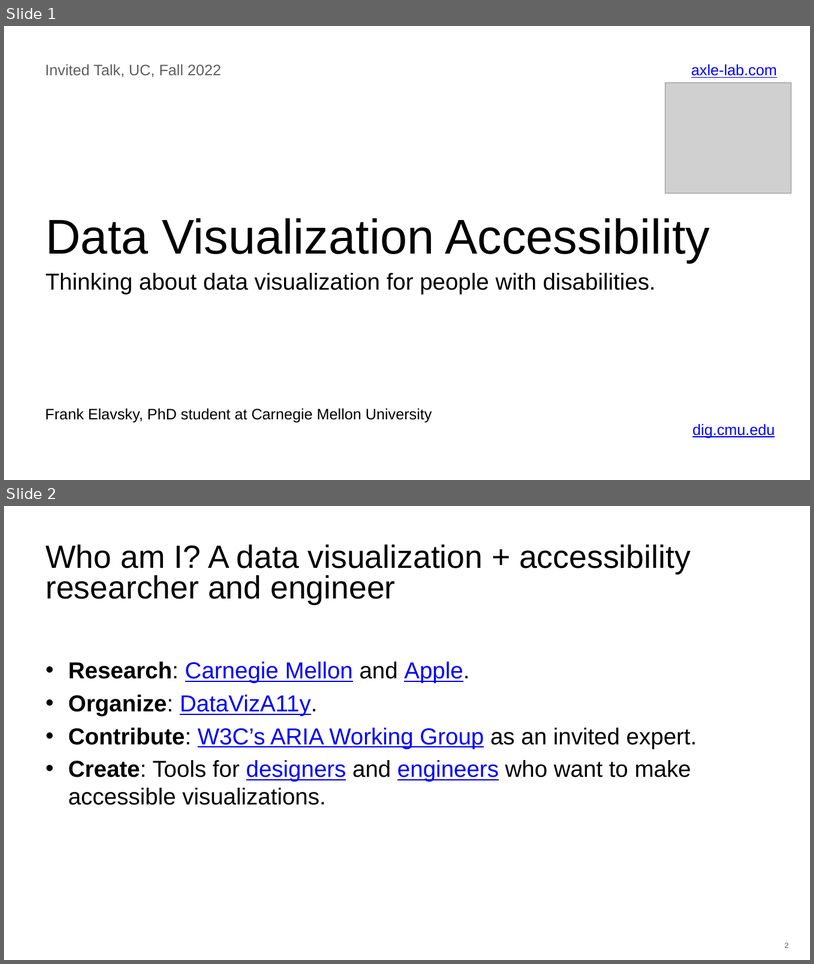
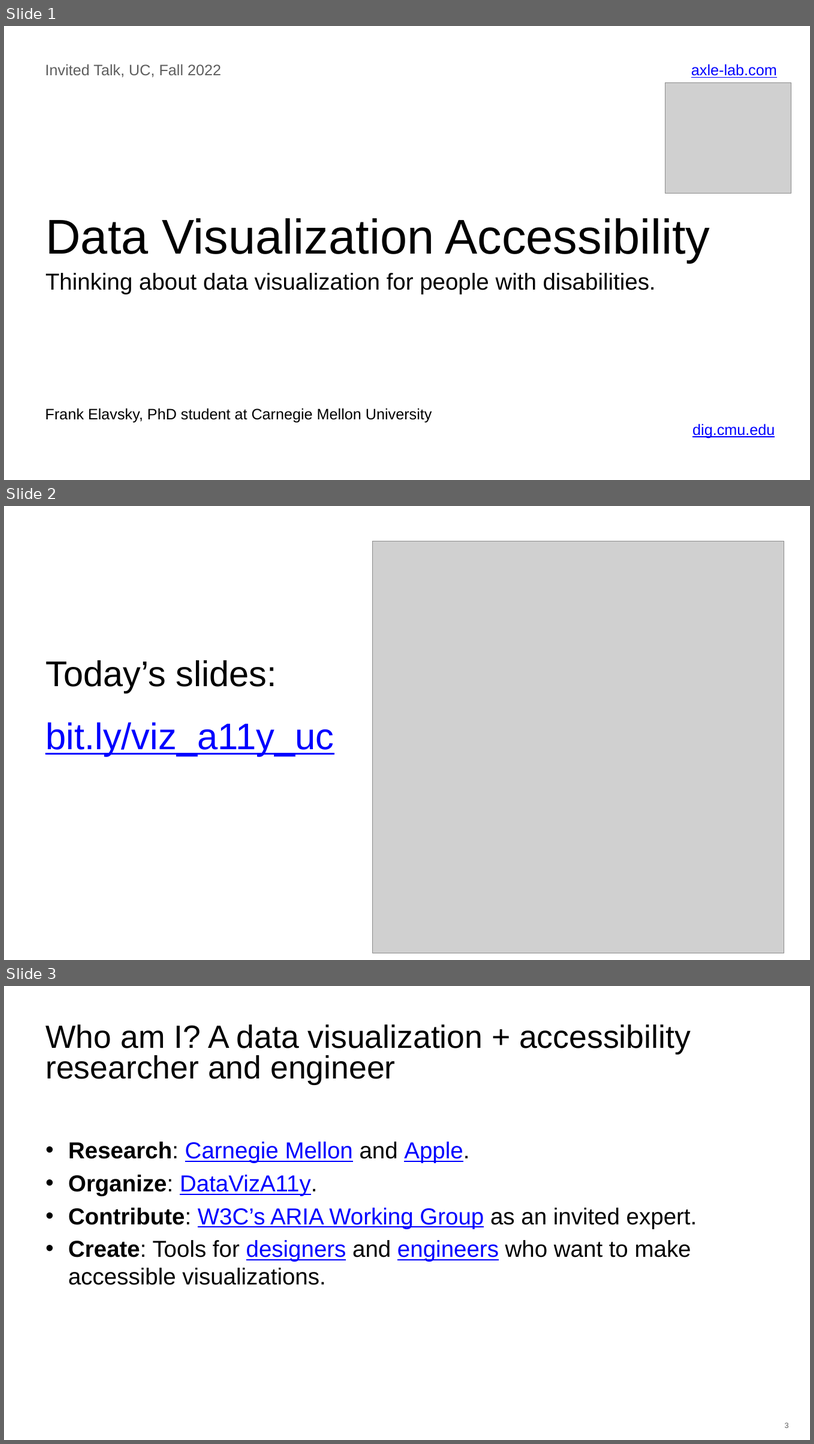
Before and after one commit to frankelavsky/academic_homepage, a slide deck: talks/2022-UC-data_visualization_and_accessibility.pptx. Shown one above the other, each under a label of ours: slides 1 and 2 before the commit, slides 1, 2 and 3 after it. The pictures are 814x964 and 814x1444 pixels, drawn with LibreOffice and Linux fonts; fonts in the diff are those of the drawing; grey boxes stand for pictures; background and template pictures are left out. Boxes give left, top, right and bottom in pixels: in the first picture for what was removed or moved away, otherwise in the second. Text is boxed around its words. In the diff, an @@ line names an element or a change of style, - is before the commit and + after.

```diff
--- a/talks/2022-UC-data_visualization_and_accessibility.pptx
+++ b/talks/2022-UC-data_visualization_and_accessibility.pptx
@@ slide 2 added at [4, 506, 810, 960], background #FFFFFF @@
@@ picture added at [372, 541, 784, 952] @@
@@ title added at [45, 660, 277, 692], 85 pt, text #000000 @@
+Today’s slides:
@@ text added at [45, 722, 334, 756], 88 pt, text #0000FF, underline @@
+bit.ly/viz_a11y_uc
@@ what was slide 2 is now slide 3 @@
@@ page number at [785, 1422, 789, 1428]: text changed @@
-2
+3
```
Also in this commit, not shown: 1 slide changed.
